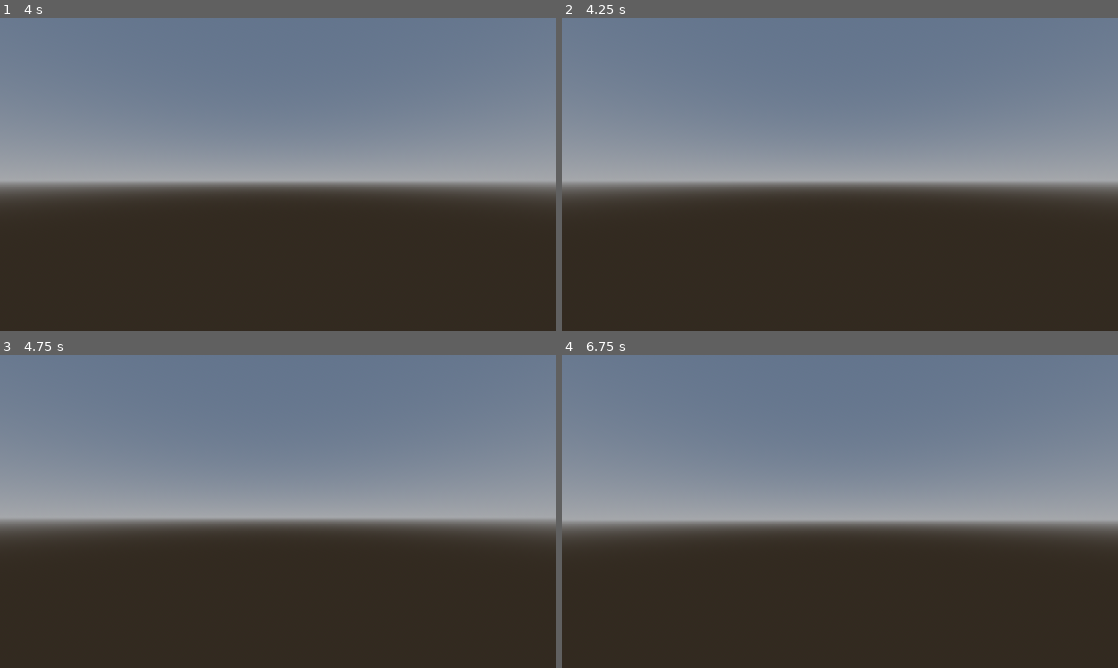
Above: before the commit, frames 1-4 (two rows, left to right).
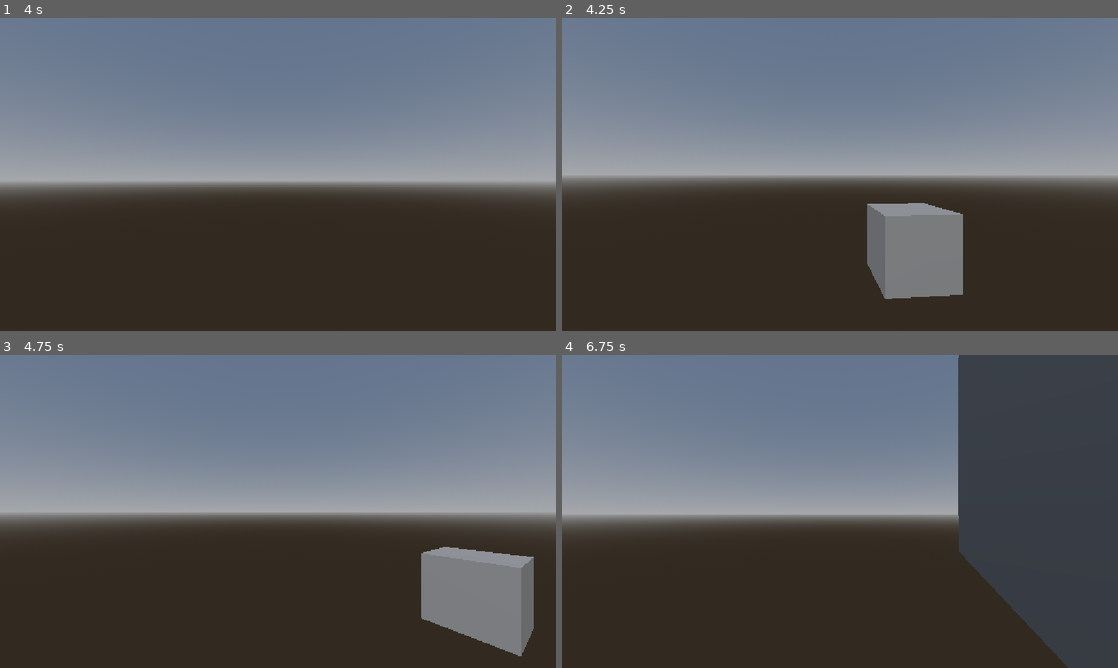
Above: after the commit, the same moments.

Repository: krscott/godot-start
Game: Godot game, scene res://main.tscn
Same seed, same stepped clock (60 frames per second), same inputs: the game is played once before the commit and once after it.
Inputs (mouse positions are in pixels of both pictures, inside the frame that each line leads up to):
- Up to frame 1 (4 s): move the mouse to (305, 174) at 0.52 s; hold Ctrl (crouch) 0.53-1.28 s; hold W (move_forward) 0.53-3.53 s; tap Space (jump) at 0.77, 1.52, 2.75, 3.02, 3.77 s; move the mouse to (250, 174) at 1.27 s; tap Shift (sprint) at 1.35 s; tap Enter at 2, 3.5 s; move the mouse to (289, 168) at 2.02 s; right-click (289, 168) at 2.1 s; move the mouse to (250, 237) at 2.77 s; tap Ctrl (crouch) at 2.85 s; click (250, 237) at 2.92 s; move the mouse to (444, 221) at 3.52 s; hold A (move_left) from 3.53 s (still down); hold Shift (sprint) from 3.53 s (still down); click (444, 221) at 3.67 s
- Up to frame 2 (4.25 s): keep holding A (move_left); keep holding Shift (sprint); tap ] (quick_load) at 4.15 s
- Up to frame 3 (4.75 s): keep holding A (move_left); move the mouse to (111, 464) at 4.27 s; release Shift (sprint) at 4.28 s; right-click (111, 464) at 4.35 s; click (111, 464) at 4.42 s; tap Space (jump) at 4.52 s
- Up to frame 4 (6.75 s): tap [ (quick_save) at 4.9 s; move the mouse to (845, 511) at 5.02 s; release A (move_left) at 5.03 s; hold W (move_forward) 5.03-5.78 s; hold Ctrl (crouch) 5.03-5.78 s; move the mouse to (817, 505) at 5.77 s; hold D (move_right) 5.78-6.53 s; tap Shift (sprint) at 5.85 s; tap Space (jump) at 6.02 s; move the mouse to (867, 511) at 6.52 s; hold W (move_forward) from 6.53 s (still down); right-click (867, 511) at 6.6 s

Frame 1 is identical in both runs. In frame 2, 9.2% of the frame differs, in the area x 0-100%, y 50-90%; in frame 3, 9.9%; in frame 4, 27%, in the area x 0-100%, y 0-100%.
Error before the commit: Invalid access to property or key 'world' on a base object of type 'Dictionary'. (res://scripts/gdserde.gd:95)

Commit message:
Add replay system

Diff:
--- a/project/main.gd
+++ b/project/main.gd
@@ -10,17 +10,43 @@
 
 var quick_save := {}
 
+var replay_active := false
+var replay_frame := 0
+var replay := []
+
 func _ready() -> void:
 	assert(world)
-
 	if OS.is_debug_build():
 		print("DEBUG MODE")
+	quick_save = GdSerde.serialize(self)
 
-	util.mouse_capture()
+	var args := OS.get_cmdline_user_args()
+	print(args)
+	if args:
+		print("Loading replay: ", args[0])
+		var replay_data := FileAccess.get_file_as_bytes(args[0])
+		replay = bytes_to_var(replay_data)
+		replay_active = true
+
+
+func save_replay_and_quit() -> void:
+	var f := FileAccess.open("replay.dat", FileAccess.ModeFlags.WRITE)
+	var ok := f.store_buffer(var_to_bytes(replay))
+	assert(ok)
+	get_tree().quit()
 
 
 func _physics_process(_delta: float) -> void:
-	player_input.update_physics_from_input()
+	if replay_frame >= replay.size():
+		replay_active = false
+	if replay_active:
+		var res := GdSerde.deserialize(player_input, replay[replay_frame])
+		assert(not res.err)
+		replay_frame += 1
+	else:
+		player_input.update_physics_from_input()
+		replay.push_back(GdSerde.serialize(player_input))
+
 	world.apply_physics_input(player_input)
 
 
@@ -43,12 +69,12 @@
 		"InputEventKey", "InputEventMouseButton":
 			if Input.is_action_just_pressed("quick_save"):
 				quick_save = GdSerde.serialize(self)
-				print(quick_save)
+				print(JSON.stringify(quick_save))
 			elif Input.is_action_just_pressed("quick_load"):
 				var res := GdSerde.deserialize(self, quick_save)
 				assert(not res.err)
 			elif Input.is_action_just_pressed("quit"):
-				get_tree().quit()
+				save_replay_and_quit()
 			elif Input.is_action_just_pressed("toggle_mouse"):
 				mouse_captured = not mouse_captured
 				if mouse_captured:
--- a/project/project.godot
+++ b/project/project.godot
@@ -27,6 +27,10 @@
 [display]
 
 window/stretch/mode="canvas_items"
+
+[editor]
+
+run/main_run_args="-- replay.dat"
 
 [input]
 
@@ -85,6 +89,11 @@
 "events": [Object(InputEventKey,"resource_local_to_scene":false,"resource_name":"","device":-1,"window_id":0,"alt_press …(191 unchanged characters)…
 ]
 }
+load_replay={
+"deadzone": 0.2,
+"events": [Object(InputEventKey,"resource_local_to_scene":false,"resource_name":"","device":-1,"window_id":0,"alt_pressed":false,"shift_pressed":false,"ctrl_pressed":false,"meta_pressed":false,"pressed":false,"keycode":0,"physical_keycode":92,"key_label":0,"unicode":92,"location":0,"echo":false,"script":null)
+]
+}
 
 [rendering]
 
--- a/project/scripts/gdserde.gd
+++ b/project/scripts/gdserde.gd
@@ -1,4 +1,6 @@
 class_name GdSerde
+
+static var _property_list_cache := {}
 
 class GdSerdeResult:
 	var value: Variant
@@ -24,8 +26,6 @@
 
 	func _to_string() -> String:
 		return "GdSerdeProperty<%s: %s>" % [name, type_string(type)]
-
-static var _property_list_cache := {}
 
 static func _create_property_list(
 	obj: Object,
@@ -78,108 +78,35 @@
 	return prop_list
 
 
-static func _serialize_object(obj: Object) -> Dictionary:
-	if obj.has_method(&"gdserde_serialize"):
-		return obj.call(&"gdserde_serialize")
-	else:
+static func serialize(value: Variant) -> Variant:
+	if value is Object:
+		var obj: Object = value
+		if obj.has_method(&"gdserde_serialize"):
+			return obj.call(&"gdserde_serialize")
+
 		var out := {}
 		for prop in _get_obj_prop_list(obj):
 			out[prop.name] = serialize(obj.get(prop.name))
 		return out
 
-static func _deserialize_object(original: Object, value: Dictionary) -> GdSerdeResult:
-	if original.has_method(&"gdserde_deserialize"):
-		return original.call(&"gdserde_deserialize", value)
-	else:
-		for prop in _get_obj_prop_list(original):
-			var res := deserialize(original.get(prop.name), value[prop.name])
-			if res.err:
-				return res
-			#print("Setting ", prop.name)
-			original.set(prop.name, res.value)
-		return _ok(original)
-
-static func serialize(value: Variant) -> Variant:
-	match typeof(value):
-		TYPE_NIL, TYPE_BOOL, TYPE_INT, TYPE_FLOAT, TYPE_STRING:
-			# JSON primitive types
-			return value
-		TYPE_ARRAY, TYPE_DICTIONARY:
-			# Assuming contains only primitives
-			return value
-		TYPE_OBJECT:
-			var obj: Object = value
-			return _serialize_object(obj)
-		TYPE_VECTOR2:
-			return [value.x, value.y]
-		TYPE_VECTOR3:
-			return [value.x, value.y, value.z]
-		TYPE_TRANSFORM3D:
-			var t: Transform3D = value
-			return [
-				t.basis.x.x, t.basis.x.y, t.basis.x.z,
-				t.basis.y.x, t.basis.y.y, t.basis.y.z,
-				t.basis.z.x, t.basis.z.y, t.basis.z.z,
-				t.origin.x,  t.origin.y,  t.origin.z,
-			]
-		TYPE_QUATERNION:
-			var q: Quaternion = value
-			return [q.x, q.y, q.z, q.w]
-		var t:
-			assert(false, str("Unhandled type: ", type_string(t), " - ", str(value)))
-			return str(value)
+	return value
 
 
 static func deserialize(original: Variant, value: Variant) -> GdSerdeResult:
-	match typeof(original):
-		TYPE_NIL, TYPE_BOOL, TYPE_INT, TYPE_FLOAT, TYPE_STRING:
-			# JSON primitive types
-			return _ok(value)
-		TYPE_ARRAY, TYPE_DICTIONARY:
-			# Assuming contains only primitives
-			return _ok(value)
-		TYPE_OBJECT:
-			var value_dict: Dictionary = value
-			var original_obj: Object = original
-			return _deserialize_object(original_obj, value_dict)
-		TYPE_VECTOR2:
-			var a := _to_float_array(value, 2)
-			if not a: return _err()
-			return _ok(Vector2(a[0] as float, a[1] as float))
-		TYPE_VECTOR3:
-			var a := _to_float_array(value, 3)
-			if not a: return _err()
-			return _ok(Vector3(a[0], a[1], a[2]))
-		TYPE_TRANSFORM3D:
-			var a := _to_float_array(value, 12)
-			if not a: return _err()
-			return _ok(Transform3D(
-				Vector3(a[ 0], a[ 1], a[ 2]),
-				Vector3(a[ 3], a[ 4], a[ 5]),
-				Vector3(a[ 6], a[ 7], a[ 8]),
-				Vector3(a[ 9], a[10], a[11]),
-			))
-		TYPE_QUATERNION:
-			var a := _to_float_array(value, 4)
-			if not a: return _err()
-			return _ok(Quaternion(a[0], a[1], a[2], a[3]))
-		var t:
-			assert(false, str("Unhandled type: ", type_string(t), " - ", str(value)))
+	if original is Object:
+		var obj: Object = original
+		if value is not Dictionary:
 			return _err()
+		var dict: Dictionary = value
 
-static func _to_float_array(value: Variant, expected_size: int) -> Array[float]:
-	if typeof(value) != TYPE_ARRAY:
-		return []
-	var arr: Array[float] = []
-	for x: Variant in value:
-		if x is int:
-			var i: int = x
-			arr.push_back(float(i))
-		elif x is float:
-			var f: float = x
-			arr.push_back(f)
-		else:
-			return []
-	if arr.size() != expected_size:
-		return []
-	return arr
+		if obj.has_method(&"gdserde_deserialize"):
+			return obj.call(&"gdserde_deserialize", dict)
+
+		for prop in _get_obj_prop_list(obj):
+			var res := deserialize(obj.get(prop.name), dict[prop.name])
+			if res.err:
+				return res
+			obj.set(prop.name, res.value)
+		return _ok(obj)
+
+	return _ok(value)
Not shown, changed: .gitignore
